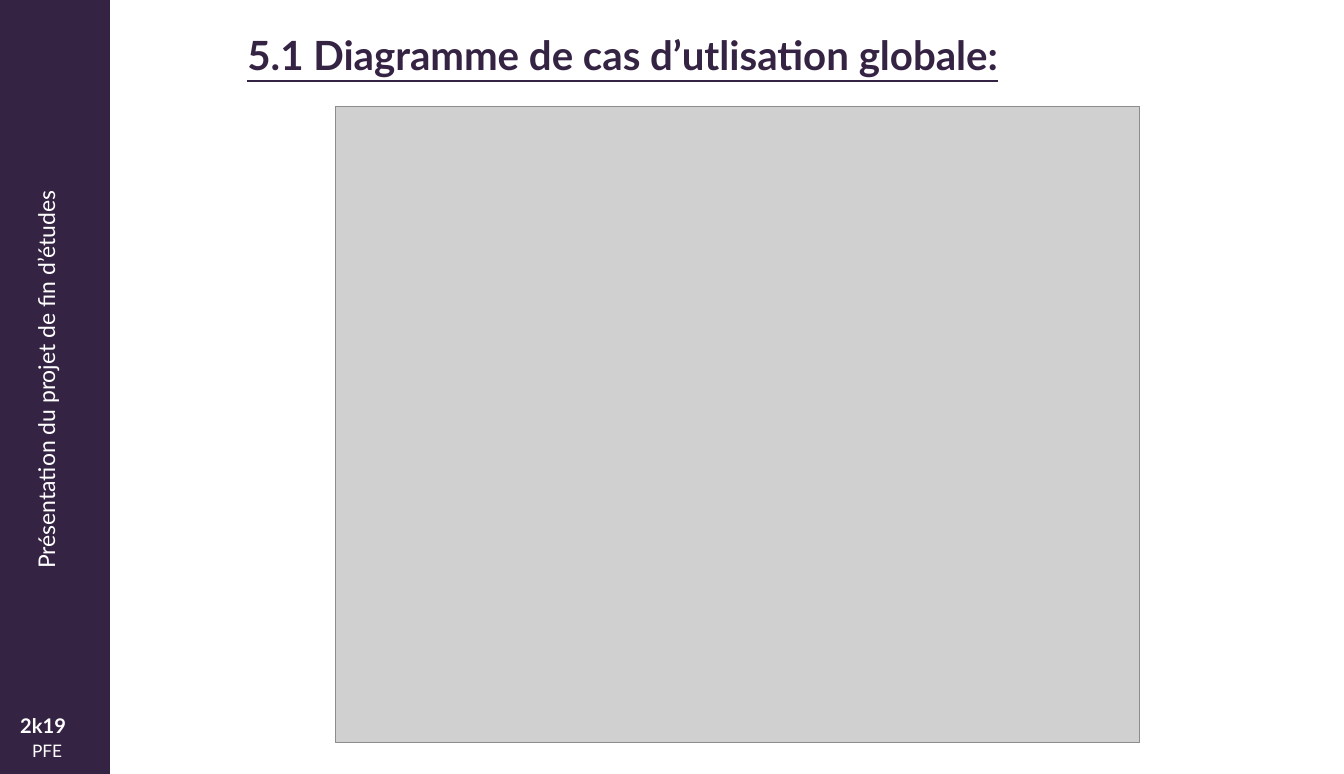
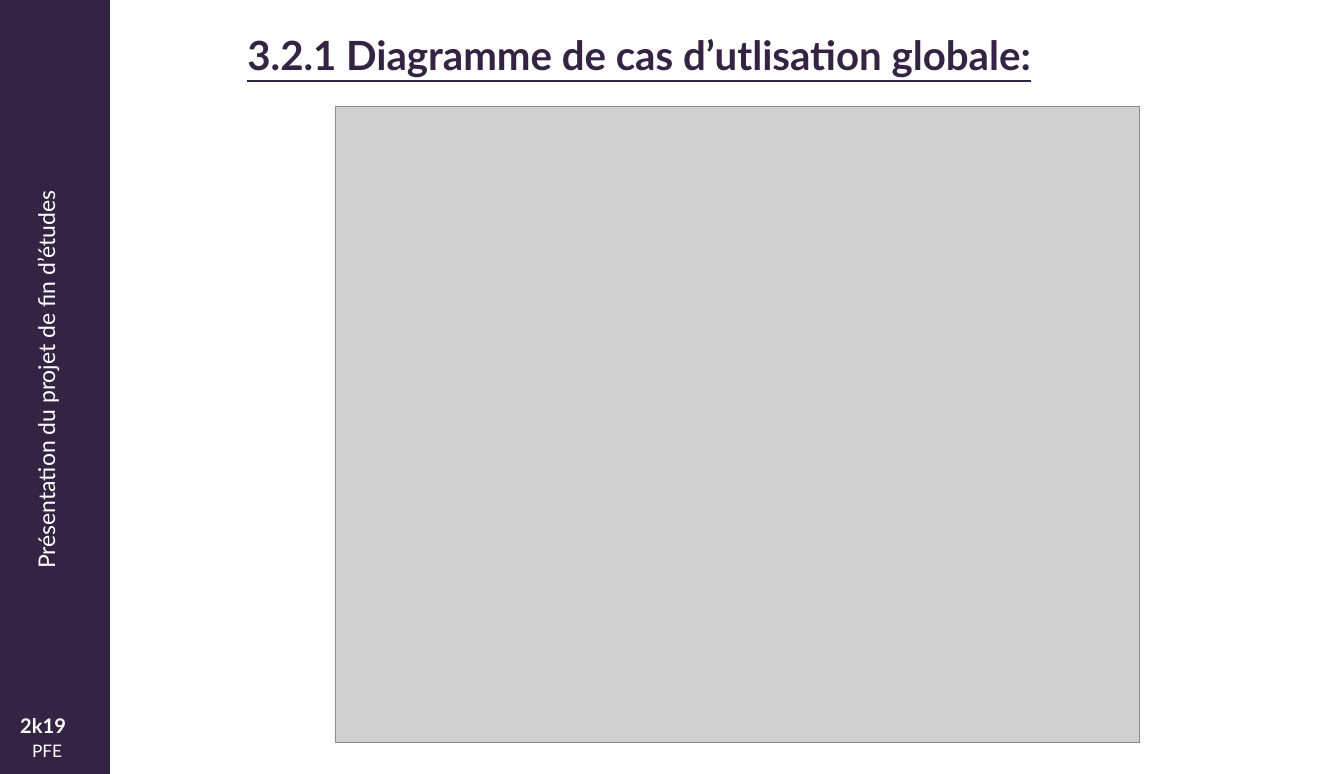
Before and after one commit to mjayari/PFE_Project, a slide deck: slide 18 of Présentation-PFE.pptx. Drawn at 1344x774 pixels with LibreOffice and Linux fonts; fonts in the diff are those of the drawing; grey boxes stand for pictures; background and template pictures are left out. Boxes give left, top, right and bottom in pixels: in the first picture for what was removed or moved away, otherwise in the second. Text is boxed around its words. In the diff, an @@ line names an element or a change of style, - is before the commit and + after.

Commit message:
- Updating PowerPoint Presentation - Updating MCD Diagram

```diff
--- a/Présentation-PFE.pptx
+++ b/Présentation-PFE.pptx
@@ title at (247, 39, 1031, 78): text changed @@
-5.1 Diagramme de cas d’utlisation globale:
+3.2.1 Diagramme de cas d’utlisation globale:
```
Also in this commit, not shown: 22 other slides changed, 14 slides added, 2 slides removed, 3 other files.
